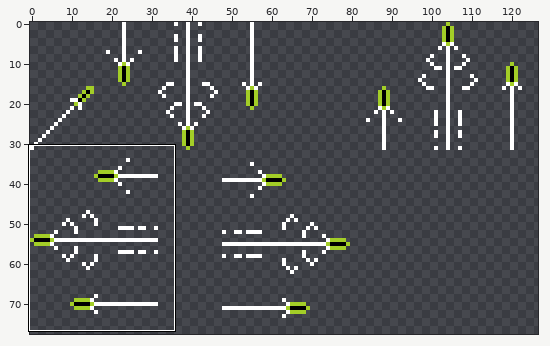
Sprite sheet: GMTK2019/Assets/Sprites/Items/Spear.png. Above: a wide view before the commit, with the close-up outlined.
Close-up. As it was:
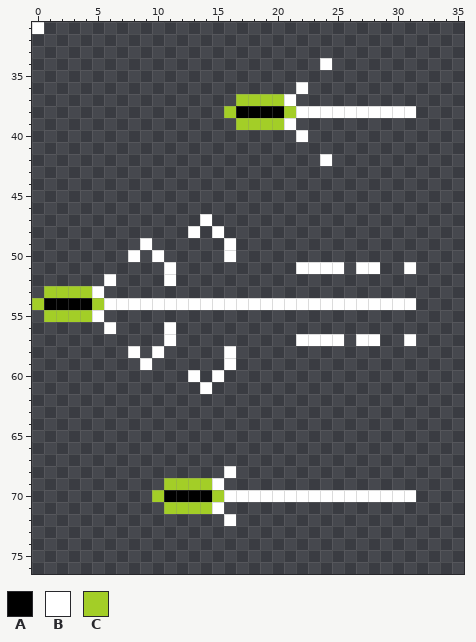
The file is 128x80 pixels. Shown: x 0..35, y 31..76. The wide view leaves out empty margins.
Palette (. is transparent): A #000000  B #ffffff  C #a3ce27
Pixels before, first column x 0:
31 B...............................
32 ................................
33 ................................
34 ........................B.......
35 ................................
36 ......................B.........
37 .................CCCCB..........
38 ................CAAAACBBBBBBBBBB
39 .................CCCCB..........
40 ......................B.........
41 ................................
42 ........................B.......
43 ................................
44 ................................
45 ................................
46 ................................
47 ..............B.................
48 .............B.B................
49 .........B......B...............
50 ........B.B.....B...............
51 ...........B..........BBBB.BB..B
52 ......B....B....................
53 .CCCCB..........................
54 CAAAACBBBBBBBBBBBBBBBBBBBBBBBBBB
55 .CCCCB..........................
56 ......B....B....................
57 ...........B..........BBBB.BB..B
58 ........B.B.....B...............
59 .........B......B...............
60 .............B.B................
61 ..............B.................
62 ................................
63 ................................
64 ................................
65 ................................
66 ................................
67 ................................
68 ................B...............
69 ...........CCCCB................
70 ..........CAAAACBBBBBBBBBBBBBBBB
71 ...........CCCCB................
72 ................B...............
The result:
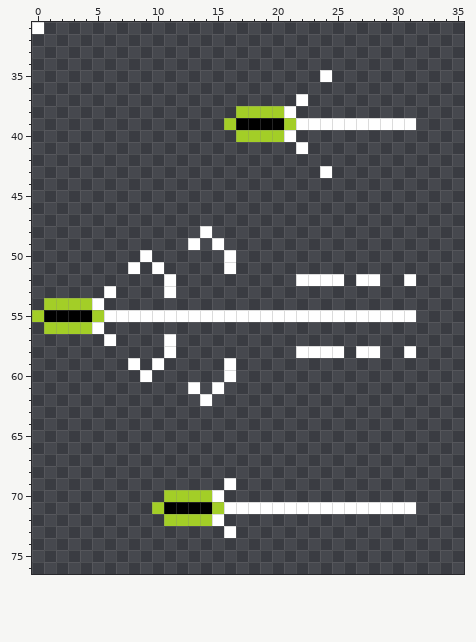
Diff:
y 34: x 24 B -> .
y 35: x 24 . -> B
y 36: x 22 B -> .
y 37: x 17..22 CCCCB. -> .....B
y 38: x 16..31 CAAAACBBBBBBBBBB -> .CCCCB..........
y 39: x 16..31 .CCCCB.......... -> CAAAACBBBBBBBBBB
y 40: x 17..22 .....B -> CCCCB.
y 41: x 22 . -> B
y 42: x 24 B -> .
y 43: x 24 . -> B
y 47: x 14 B -> .
y 48: x 13..15 B.B -> .B.
y 49: x 9 B -> .; x 13 . -> B; x 15..16 .B -> B.
y 50: x 8..10 B.B -> .B.
y 51: x 8 . -> B; x 10..11 .B -> B.; x 16 . -> B; x 22..25 BBBB -> ....; x 27..28 BB -> ..; x 31 B -> .
y 52: x 6 B -> .; x 22..25 .... -> BBBB; x 27..28 .. -> BB; x 31 . -> B
y 53: x 1..6 CCCCB. -> .....B; x 11 . -> B
y 54: x 0..31 CAAAACBBBBBBBBBBBBBBBBBBBBBBBBBB -> .CCCCB..........................
y 55: x 0..31 .CCCCB.......................... -> CAAAACBBBBBBBBBBBBBBBBBBBBBBBBBB
y 56: x 1..6 .....B -> CCCCB.; x 11 B -> .
y 57: x 6 . -> B; x 22..25 BBBB -> ....; x 27..28 BB -> ..; x 31 B -> .
y 58: x 8 B -> .; x 10..11 B. -> .B; x 16 B -> .; x 22..25 .... -> BBBB; x 27..28 .. -> BB; x 31 . -> B
y 59: x 8..10 .B. -> B.B
y 60: x 9 . -> B; x 13 B -> .; x 15..16 B. -> .B
y 61: x 13..15 .B. -> B.B
y 62: x 14 . -> B
y 68: x 16 B -> .
y 69: x 11..16 CCCCB. -> .....B
y 70: x 10..31 CAAAACBBBBBBBBBBBBBBBB -> .CCCCB................
y 71: x 10..31 .CCCCB................ -> CAAAACBBBBBBBBBBBBBBBB
y 72: x 11..16 .....B -> CCCCB.
y 73: x 16 . -> B
Where, in picture pixels (left, top, right, bottom), the same in both close-ups:
changed: (224, 58, 416, 178)
changed: (32, 214, 416, 406)
changed: (152, 466, 416, 538)
